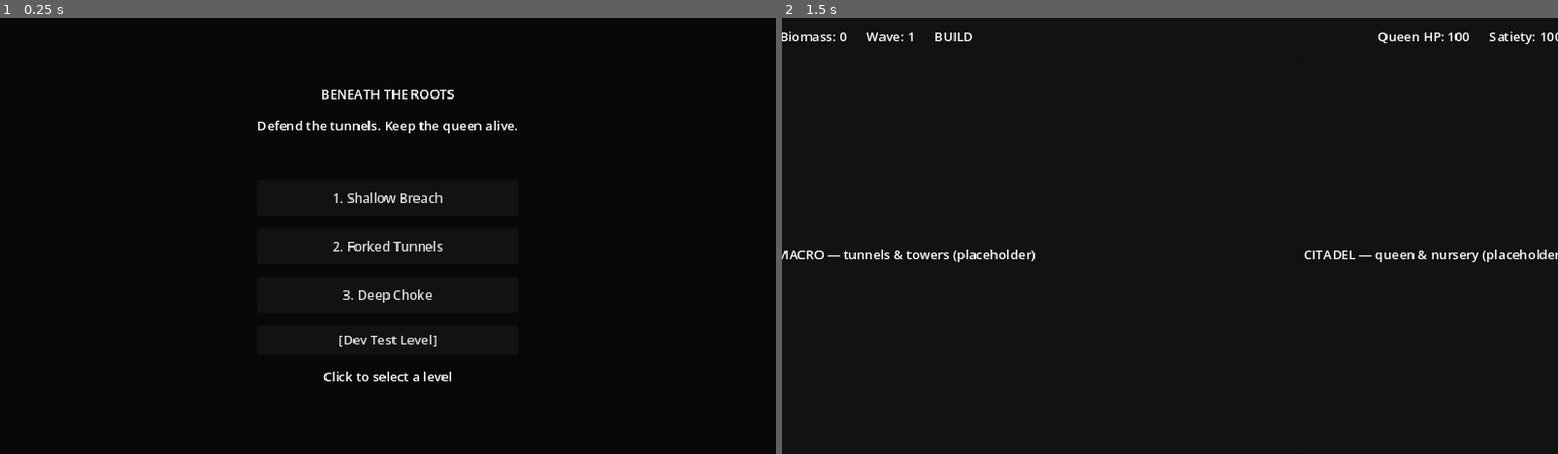
Above: before the commit, frames 1-2 (left to right).
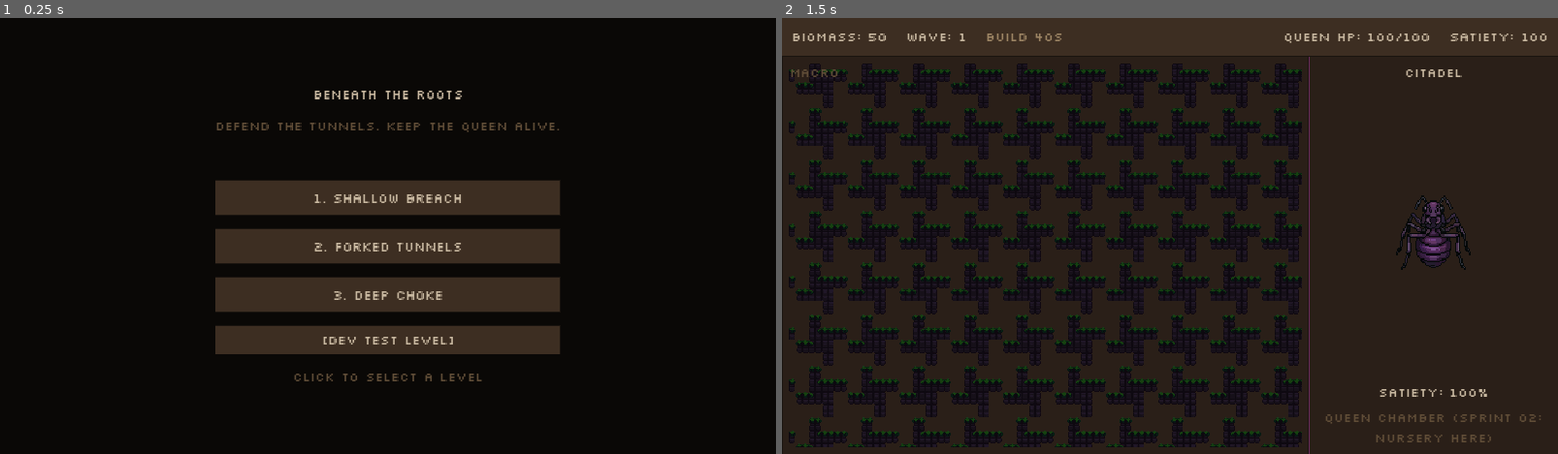
Above: after the commit, the same moments.

Repository: matiaspereiraobando/beneath-the-roots
Game: Godot game, scene res://scenes/menu.tscn
The game is run twice, just before and just after one commit, with the same random seed, the same clock (stepped at 60 frames per second) and the same inputs.
Inputs:
- Up to frame 1 (0.25 s): no input
- Up to frame 2 (1.5 s): click "1. Shallow Breach" at 0.5 s; tap Enter at 1.25 s

The runs differ from the first frame. In frame 1, 14% of the frame differs, in the area x 27-73%, y 16-84%; in frame 2, 12%.
Error before the commit: Invalid assignment of property or key 'text' with value of type 'String' on a base object of type 'null instance'. (res://scripts/game.gd:21)

Commit message:
sprint-00: theme, macro/micro sub-scenes, sprite imports, gate
Add global theme with Silkscreen pixel font via ThemeSetup autoload, extract macro/micro panel scenes with runtime PNG loading, BUILD countdown HUD, and importer defaults for lossless nearest-neighbor textures.

Co-authored-by: Cursor <cursoragent@cursor.com>

Diff:
--- /dev/null
+++ b/assets/theme/game_theme.tres
@@ -0,0 +1,59 @@
+[gd_resource type="Theme" load_steps=5 format=3 uid="uid://btr_game_theme"]
+
+[sub_resource type="StyleBoxFlat" id="StyleBoxFlat_hud"]
+bg_color = Color(0.239216, 0.180392, 0.133333, 1)
+border_width_bottom = 1
+border_color = Color(0.101961, 0.078431, 0.058824, 1)
+corner_radius_top_left = 0
+corner_radius_top_right = 0
+corner_radius_bottom_right = 0
+corner_radius_bottom_left = 0
+
+[sub_resource type="StyleBoxFlat" id="StyleBoxFlat_macro"]
+bg_color = Color(0.164706, 0.121569, 0.094118, 1)
+border_width_left = 1
+border_width_top = 0
+border_width_right = 1
+border_width_bottom = 0
+border_color = Color(0.101961, 0.078431, 0.058824, 1)
+
+[sub_resource type="StyleBoxFlat" id="StyleBoxFlat_micro"]
+bg_color = Color(0.164706, 0.121569, 0.094118, 1)
+border_width_left = 1
+border_width_top = 0
+border_width_right = 0
+border_width_bottom = 0
+border_color = Color(0.419608, 0.176471, 0.360784, 1)
+
+[sub_resource type="StyleBoxFlat" id="StyleBoxFlat_btn_normal"]
+bg_color = Color(0.239216, 0.180392, 0.133333, 1)
+border_width_left = 1
+border_width_top = 1
+border_width_right = 1
+border_width_bottom = 1
+border_color = Color(0.101961, 0.078431, 0.058824, 1)
+
+[sub_resource type="StyleBoxFlat" id="StyleBoxFlat_btn_hover"]
+bg_color = Color(0.290196, 0.219608, 0.164706, 1)
+border_width_left = 1
+border_width_top = 1
+border_width_right = 1
+border_width_bottom = 1
+border_color = Color(0.415686, 1, 0.290196, 1)
+
+[resource]
+Button/colors/font_color = Color(0.784314, 0.721569, 0.627451, 1)
+Button/colors/font_hover_color = Color(0.415686, 1, 0.290196, 1)
+Button/colors/font_pressed_color = Color(0.784314, 0.721569, 0.627451, 1)
+Button/font_sizes/font_size = 16
+Button/styles/hover = SubResource("StyleBoxFlat_btn_hover")
+Button/styles/normal = SubResource("StyleBoxFlat_btn_normal")
+Button/styles/pressed = SubResource("StyleBoxFlat_btn_normal")
+Label/colors/font_color = Color(0.784314, 0.721569, 0.627451, 1)
+Label/colors/font_outline_color = Color(0, 0, 0, 1)
+Label/font_sizes/font_size = 16
+PanelContainer/styles/panel = SubResource("StyleBoxFlat_hud")
+MacroPanel/base_type = &"PanelContainer"
+MacroPanel/styles/panel = SubResource("StyleBoxFlat_macro")
+MicroPanel/base_type = &"PanelContainer"
+MicroPanel/styles/panel = SubResource("StyleBoxFlat_micro")
--- a/project.godot
+++ b/project.godot
@@ -13,6 +13,7 @@
 
 GameState="*res://scripts/autoload/game_state.gd"
 GameConfig="*res://scripts/autoload/game_config.gd"
+ThemeSetup="*res://scripts/autoload/theme_setup.gd"
 
 [display]
 
@@ -21,6 +22,43 @@
 window/stretch/mode="canvas_items"
 window/stretch/aspect="keep"
 
+[importer_defaults]
+
+texture={
+"compress/channel_pack": 0,
+"compress/hdr_compression": 1,
+"compress/high_quality": false,
+"compress/lossy_quality": 0.7,
+"compress/mode": 0,
+"compress/normal_map": 0,
+"detect_3d/compress_to": 1,
+"mipmaps/generate": false,
+"mipmaps/limit": -1,
+"process/fix_alpha_border": true,
+"process/hdr_as_srgb": false,
+"process/hdr_clamp_exposure": false,
+"process/normal_map_invert_y": false,
+"process/premult_alpha": false,
+"process/size_limit": 0,
+"roughness/mode": 0,
+"roughness/src_normal": ""
+}
+
+font_data_dynamic={
+"allow_system_fallback": true,
+"antialiasing": 0,
+"compress": true,
+"disable_embedded_bitmaps": true,
+"force_autohinter": false,
+"generate_mipmaps": false,
+"hinting": 0,
+"msdf_pixel_range": 8,
+"msdf_size": 48,
+"multichannel_signed_distance_field": false,
+"oversampling": 1.0,
+"subpixel_positioning": 0
+}
+
 [rendering]
 
 textures/canvas_textures/default_texture_filter=0
--- a/scenes/game.tscn
+++ b/scenes/game.tscn
@@ -1,6 +1,8 @@
-[gd_scene load_steps=2 format=3 uid="uid://btr_game_root"]
+[gd_scene load_steps=4 format=3 uid="uid://btr_game_root"]
 
 [ext_resource type="Script" path="res://scripts/game.gd" id="1_game"]
+[ext_resource type="PackedScene" uid="uid://btr_macro_panel" path="res://scenes/macro_panel.tscn" id="2_macro"]
+[ext_resource type="PackedScene" uid="uid://btr_micro_panel" path="res://scenes/micro_panel.tscn" id="3_micro"]
 
 [node name="Game" type="Control"]
 layout_mode = 3
@@ -73,35 +75,8 @@
 size_flags_vertical = 3
 theme_override_constants/separation = 0
 
-[node name="MacroPanel" type="PanelContainer" parent="Root/Content"]
+[node name="MacroPanel" parent="Root/Content" instance=ExtResource("2_macro")]
 layout_mode = 2
-size_flags_vertical = 3
 
-[node name="MacroMargin" type="MarginContainer" parent="Root/Content/MacroPanel"]
+[node name="MicroPanel" parent="Root/Content" instance=ExtResource("3_micro")]
 layout_mode = 2
-theme_override_constants/margin_left = 8
-theme_override_constants/margin_top = 8
-theme_override_constants/margin_right = 8
-theme_override_constants/margin_bottom = 8
-
-[node name="MacroLabel" type="Label" parent="Root/Content/MacroPanel/MacroMargin"]
-layout_mode = 2
-text = "MACRO — tunnels & towers (placeholder)"
-vertical_alignment = 1
-
-[node name="MicroPanel" type="PanelContainer" parent="Root/Content"]
-layout_mode = 2
-size_flags_horizontal = 3
-size_flags_vertical = 3
-
-[node name="MicroMargin" type="MarginContainer" parent="Root/Content/MicroPanel"]
-layout_mode = 2
-theme_override_constants/margin_left = 8
-theme_override_constants/margin_top = 8
-theme_override_constants/margin_right = 8
-theme_override_constants/margin_bottom = 8
-
-[node name="MicroLabel" type="Label" parent="Root/Content/MicroPanel/MicroMargin"]
-layout_mode = 2
-text = "CITADEL — queen & nursery (placeholder)"
-vertical_alignment = 1
--- /dev/null
+++ b/scenes/macro_panel.tscn
@@ -0,0 +1,45 @@
+[gd_scene load_steps=2 format=3 uid="uid://btr_macro_panel"]
+
+[ext_resource type="Script" path="res://scripts/macro_panel.gd" id="1_macro"]
+
+[node name="MacroPanel" type="PanelContainer"]
+size_flags_vertical = 3
+script = ExtResource("1_macro")
+
+[node name="Margin" type="MarginContainer" parent="."]
+layout_mode = 2
+theme_override_constants/margin_left = 8
+theme_override_constants/margin_top = 8
+theme_override_constants/margin_right = 8
+theme_override_constants/margin_bottom = 8
+
+[node name="Content" type="Control" parent="Margin"]
+layout_mode = 2
+size_flags_horizontal = 3
+size_flags_vertical = 3
+
+[node name="TunnelPreview" type="TextureRect" parent="Margin/Content"]
+modulate = Color(0.55, 0.5, 0.45, 1)
+layout_mode = 1
+anchors_preset = 15
+anchor_right = 1.0
+anchor_bottom = 1.0
+grow_horizontal = 2
+grow_vertical = 2
+stretch_mode = 1
+
+[node name="GameWorld" type="Control" parent="Margin/Content"]
+layout_mode = 1
+anchors_preset = 15
+anchor_right = 1.0
+anchor_bottom = 1.0
+grow_horizontal = 2
+grow_vertical = 2
+mouse_filter = 2
+
+[node name="Overlay" type="Label" parent="Margin/Content"]
+modulate = Color(0.478431, 0.415686, 0.345098, 1)
+layout_mode = 0
+offset_right = 80.0
+offset_bottom = 20.0
+text = "MACRO"
--- a/scenes/menu.tscn
+++ b/scenes/menu.tscn
@@ -38,6 +38,7 @@
 horizontal_alignment = 1
 
 [node name="Subtitle" type="Label" parent="Center/VBox"]
+modulate = Color(0.478431, 0.415686, 0.345098, 1)
 layout_mode = 2
 text = "Defend the tunnels. Keep the queen alive."
 horizontal_alignment = 1
@@ -67,6 +68,7 @@
 text = "[Dev Test Level]"
 
 [node name="Hint" type="Label" parent="Center/VBox"]
+modulate = Color(0.478431, 0.415686, 0.345098, 1)
 layout_mode = 2
 text = "Click to select a level"
 horizontal_alignment = 1
--- /dev/null
+++ b/scenes/micro_panel.tscn
@@ -0,0 +1,48 @@
+[gd_scene load_steps=2 format=3 uid="uid://btr_micro_panel"]
+
+[ext_resource type="Script" path="res://scripts/micro_panel.gd" id="1_micro"]
+
+[node name="MicroPanel" type="PanelContainer"]
+size_flags_horizontal = 3
+size_flags_vertical = 3
+script = ExtResource("1_micro")
+
+[node name="Margin" type="MarginContainer" parent="."]
+layout_mode = 2
+theme_override_constants/margin_left = 8
+theme_override_constants/margin_top = 8
+theme_override_constants/margin_right = 8
+theme_override_constants/margin_bottom = 8
+
+[node name="VBox" type="VBoxContainer" parent="Margin"]
+layout_mode = 2
+size_flags_horizontal = 3
+size_flags_vertical = 3
+theme_override_constants/separation = 8
+
+[node name="Title" type="Label" parent="Margin/VBox"]
+layout_mode = 2
+text = "CITADEL"
+horizontal_alignment = 1
+
+[node name="QueenCenter" type="CenterContainer" parent="Margin/VBox"]
+layout_mode = 2
+size_flags_vertical = 3
+
+[node name="QueenSprite" type="TextureRect" parent="Margin/VBox/QueenCenter"]
+custom_minimum_size = Vector2(96, 96)
+layout_mode = 2
+expand_mode = 1
+stretch_mode = 5
+
+[node name="SatietyLabel" type="Label" parent="Margin/VBox"]
+layout_mode = 2
+text = "Satiety: 100%"
+horizontal_alignment = 1
+
+[node name="Status" type="Label" parent="Margin/VBox"]
+modulate = Color(0.478431, 0.415686, 0.345098, 1)
+layout_mode = 2
+text = "Queen chamber (Sprint 02: nursery here)"
+horizontal_alignment = 1
+autowrap_mode = 2
--- a/scripts/autoload/game_config.gd
+++ b/scripts/autoload/game_config.gd
@@ -6,11 +6,11 @@
 const HUD_HEIGHT := 48
 const MACRO_RATIO := 0.68
 
-static func macro_width() -> int:
+func macro_width() -> int:
 	return int(VIEWPORT_WIDTH * MACRO_RATIO)
 
-static func micro_width() -> int:
+func micro_width() -> int:
 	return VIEWPORT_WIDTH - macro_width()
 
-static func panel_height() -> int:
+func panel_height() -> int:
 	return VIEWPORT_HEIGHT - HUD_HEIGHT
--- /dev/null
+++ b/scripts/autoload/theme_setup.gd
@@ -0,0 +1,13 @@
+extends Node
+## Applies game theme + runtime pixel font (avoids requiring pre-imported .fontdata in repo).
+
+func _ready() -> void:
+	var theme: Theme = load("res://assets/theme/game_theme.tres").duplicate()
+	var font := FontFile.new()
+	font.antialiasing = TextServer.FONT_ANTIALIASING_NONE
+	font.hinting = TextServer.HINTING_NONE
+	font.subpixel_positioning = TextServer.SUBPIXEL_POSITIONING_DISABLED
+	font.load_dynamic_font("res://assets/fonts/pixel.ttf")
+	theme.default_font = font
+	theme.default_font_size = 16
+	get_tree().root.theme = theme
--- a/scripts/game.gd
+++ b/scripts/game.gd
@@ -1,36 +1,42 @@
 extends Control
 
 @onready var _hud: Control = $Root/HUD
-@onready var _macro: Control = $Root/Content/MacroPanel
-@onready var _micro: Control = $Root/Content/MicroPanel
+@onready var _phase_label: Label = $Root/HUD/HudMargin/HudRow/PhaseLabel
 
 func _ready() -> void:
-	_setup_layout()
+	_hud.custom_minimum_size.y = GameConfig.HUD_HEIGHT
 	GameState.biomass_changed.connect(_refresh_hud)
 	GameState.phase_changed.connect(func(_p): _refresh_hud())
 	GameState.queen_hp_changed.connect(func(_c, _m): _refresh_hud())
 	GameState.queen_satiety_changed.connect(func(_s): _refresh_hud())
 	_refresh_hud()
 
-func _setup_layout() -> void:
-	_hud.custom_minimum_size.y = GameConfig.HUD_HEIGHT
-	_macro.custom_minimum_size = Vector2(GameConfig.macro_width(), GameConfig.panel_height())
-	_micro.custom_minimum_size = Vector2(GameConfig.micro_width(), GameConfig.panel_height())
+func _process(delta: float) -> void:
+	if GameState.phase == GameState.Phase.BUILD and GameState.build_timer > 0.0:
+		GameState.build_timer = maxf(0.0, GameState.build_timer - delta)
+		_refresh_phase_label()
 
 func _refresh_hud() -> void:
-	$Root/HUD/BiomassLabel.text = "Biomass: %d" % GameState.biomass
-	$Root/HUD/WaveLabel.text = "Wave: %d" % (GameState.wave_index + 1)
+	$Root/HUD/HudMargin/HudRow/BiomassLabel.text = "Biomass: %d" % GameState.biomass
+	$Root/HUD/HudMargin/HudRow/WaveLabel.text = "Wave: %d" % (GameState.wave_index + 1)
+	_refresh_phase_label()
+	$Root/HUD/HudMargin/HudRow/QueenHpLabel.text = "Queen HP: %d/%d" % [GameState.queen_hp, GameState.queen_max_hp]
+	$Root/HUD/HudMargin/HudRow/SatietyLabel.text = "Satiety: %d" % int(GameState.queen_satiety)
+
+func _refresh_phase_label() -> void:
 	match GameState.phase:
 		GameState.Phase.BUILD:
-			$Root/HUD/PhaseLabel.text = "BUILD %ds" % int(ceilf(GameState.build_timer))
+			_phase_label.text = "BUILD %ds" % int(ceilf(GameState.build_timer))
+			_phase_label.modulate = Color(0.784314, 0.721569, 0.627451, 1)
 		GameState.Phase.WAVE:
-			$Root/HUD/PhaseLabel.text = "INVASION"
+			_phase_label.text = "INVASION"
+			_phase_label.modulate = Color(0.415686, 1, 0.290196, 1)
 		GameState.Phase.WON:
-			$Root/HUD/PhaseLabel.text = "WON"
+			_phase_label.text = "WON"
+			_phase_label.modulate = Color(0.784314, 0.721569, 0.627451, 1)
 		GameState.Phase.LOST:
-			$Root/HUD/PhaseLabel.text = "LOST"
-	$Root/HUD/QueenHpLabel.text = "Queen HP: %d/%d" % [GameState.queen_hp, GameState.queen_max_hp]
-	$Root/HUD/SatietyLabel.text = "Satiety: %d" % int(GameState.queen_satiety)
+			_phase_label.text = "LOST"
+			_phase_label.modulate = Color(1, 0.4, 0.4, 1)
 
 func _unhandled_input(event: InputEvent) -> void:
 	if event.is_action_pressed("ui_cancel"):
--- /dev/null
+++ b/scripts/macro_panel.gd
@@ -0,0 +1,18 @@
+extends PanelContainer
+
+@onready var _game_world: Control = $Margin/Content/GameWorld
+@onready var _tunnel_preview: TextureRect = $Margin/Content/TunnelPreview
+
+func _ready() -> void:
+	theme_type_variation = &"MacroPanel"
+	custom_minimum_size = Vector2(GameConfig.macro_width(), GameConfig.panel_height())
+	_game_world.size_flags_horizontal = Control.SIZE_EXPAND_FILL
+	_game_world.size_flags_vertical = Control.SIZE_EXPAND_FILL
+	_tunnel_preview.texture = _load_texture("res://assets/sprites/tunnel-tileset.png")
+
+func _load_texture(path: String) -> Texture2D:
+	var image := Image.new()
+	if image.load(path) != OK:
+		push_warning("Failed to load texture: %s" % path)
+		return null
+	return ImageTexture.create_from_image(image)
--- /dev/null
+++ b/scripts/micro_panel.gd
@@ -0,0 +1,21 @@
+extends PanelContainer
+
+@onready var _satiety_label: Label = $Margin/VBox/SatietyLabel
+@onready var _queen_sprite: TextureRect = $Margin/VBox/QueenCenter/QueenSprite
+
+func _ready() -> void:
+	theme_type_variation = &"MicroPanel"
+	custom_minimum_size = Vector2(GameConfig.micro_width(), GameConfig.panel_height())
+	_queen_sprite.texture = _load_texture("res://assets/sprites/queen.png")
+	GameState.queen_satiety_changed.connect(_on_satiety_changed)
+	_on_satiety_changed(GameState.queen_satiety)
+
+func _load_texture(path: String) -> Texture2D:
+	var image := Image.new()
+	if image.load(path) != OK:
+		push_warning("Failed to load texture: %s" % path)
+		return null
+	return ImageTexture.create_from_image(image)
+
+func _on_satiety_changed(value: float) -> void:
+	_satiety_label.text = "Satiety: %d%%" % int(value)
Binary file added: assets/fonts/pixel.ttf
Not shown, changed: docs/ARCHITECTURE.md
Not shown, changed: docs/ASSETS.md
Not shown, changed: docs/SPRINTS.md
Not shown, changed: docs/sprints/sprint-00-godot-setup.md
